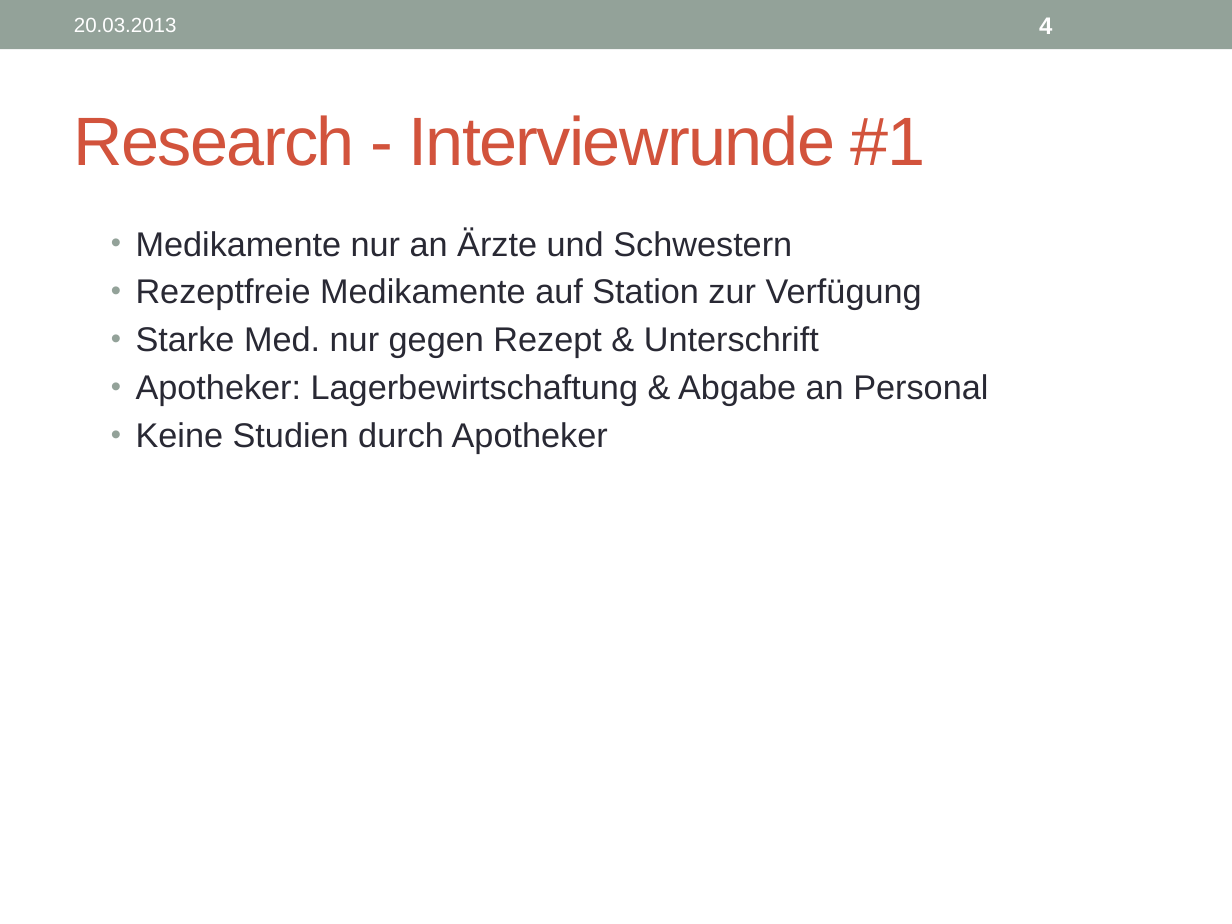
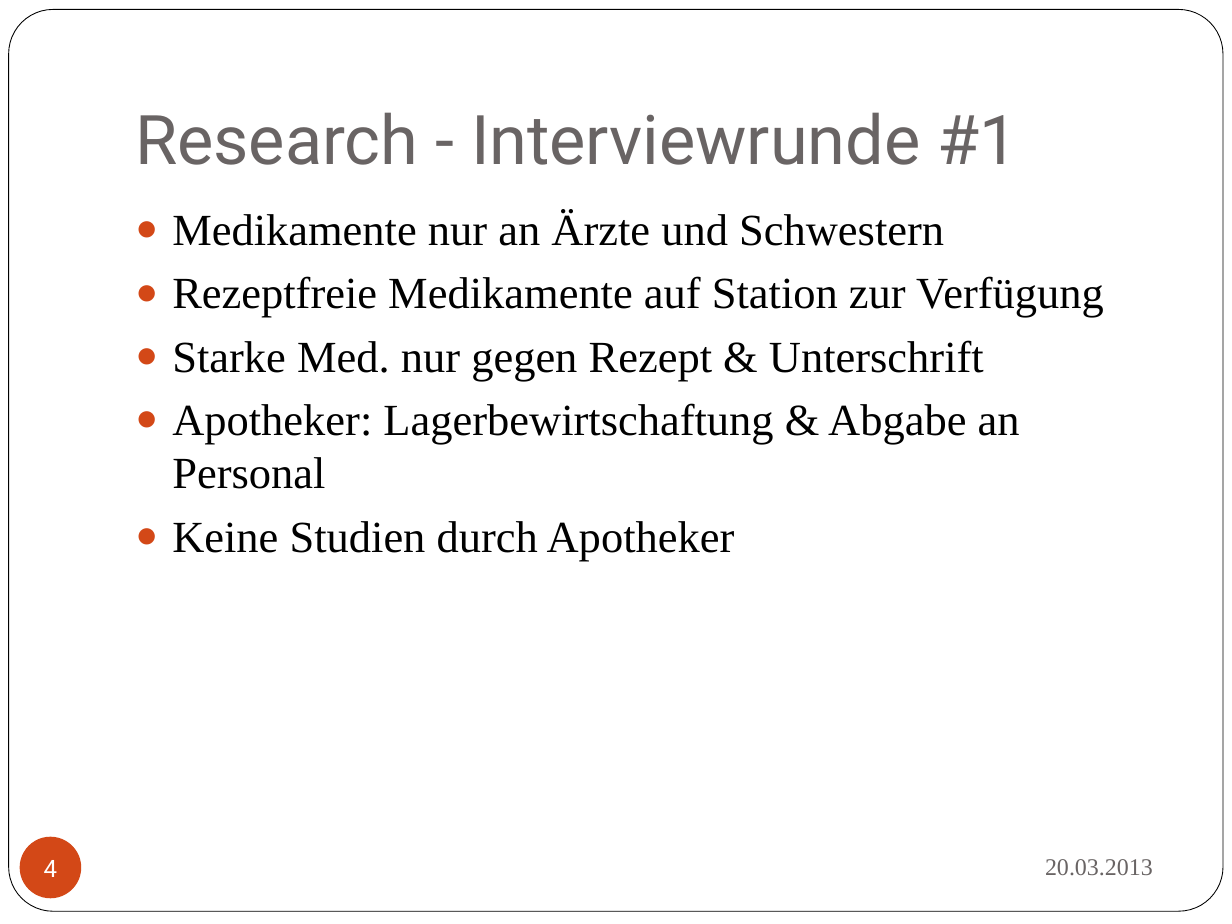
Before and after one commit to boebu/ch.bfh.bti7081.s2013.yellow, a slide deck: slide 4 of ch.bfh.bti7081.s2013.yellow/doc/cs1_task03/task1_3_presentation.pptx. Drawn at 1232x924 pixels with LibreOffice and Linux fonts; fonts in the diff are those of the drawing. Boxes give left, top, right and bottom in pixels: in the first picture for what was removed or moved away, otherwise in the second. Text is boxed around its words. In the diff, an @@ line names an element or a change of style, - is before the commit and + after.

```diff
--- a/ch.bfh.bti7081.s2013.yellow/doc/cs1_task03/task1_3_presentation.pptx
+++ b/ch.bfh.bti7081.s2013.yellow/doc/cs1_task03/task1_3_presentation.pptx
@@ rectangle removed at (0,0,1232,49) @@
@@ rounded rectangle added at (9,10,1223,912), fill #FFFFFF, outline #000000 0.5 pt @@
@@ title "Research - Interviewrunde #1": place and size @@
-title "Research - Interviewrunde #1" at (74,115,925,166)
+title "Research - Interviewrunde #1" at (135,112,1018,165)
@@ title "Research - Interviewrunde #1" at (135,112,1018,165): font Arial to Roboto, text colour #D2533C to #696464, letter spacing -1 to 0 pt; vertical alignment middle to bottom @@
@@ text "Medikamente nur an Ärzte und ...": place and size @@
-text "Medikamente nur an Ärzte und ..." at (136,228,988,454)
+text "Medikamente nur an Ärzte und ..." at (172,210,1104,561)
@@ text "Medikamente nur an Ärzte und ..." at (172,210,1104,561): size 20 to 26 pt, font Arial to Times New Roman, text colour #292934 to #000000; bullet • to ●; list level 2 to 1 in "Medikamente nur an Ärzte und ..."; bullet colour #93A299 to #D34817; list level 2 to 1 in "Rezeptfreie Medikamente auf Station zur ..."; list level 2 to 1 in "Starke Med. nur gegen Rezept ..."; list level 2 to 1 in "Apotheker: Lagerbewirtschaftung & Abgabe an ..."; list level 2 to 1 in "Keine Studien durch Apotheker" @@
@@ page number: place and size @@
-page number at (1039,17,1052,34)
+page number at (20,837,81,898)
@@ page number at (20,837,81,898): font Arial to Roboto, bold off; alignment left to centre; fill none to #D34817 @@
@@ text "20.03.2013": place and size @@
-text "20.03.2013" at (74,18,177,32)
+text "20.03.2013" at (1045,859,1153,876)
@@ text "20.03.2013" at (1045,859,1153,876): size 12 to 14 pt, font Arial to Times New Roman, text colour #FFFFFF to #696464; alignment left to right @@
```
Also in this commit, not shown: 12 other slides changed, 3 slides added.
